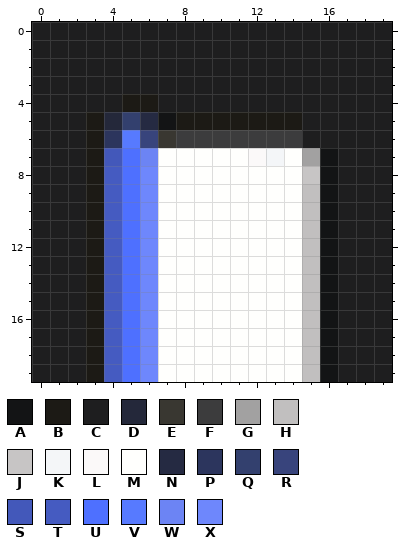
Edited in one commit: pixel-art sprite (Shukatsu-Note/Assets.xcassets/AppIcon.appiconset/20.png). Above is the file before it was changed.
The file is 20x20 pixels. Colours within 5 levels of each other are drawn and written as one.
Palette (. is transparent): A #131415  B #1c1a15  C #1e1e1f  D #24283a  E #393731  F #3c3c3d  G #a2a1a1  H #c1bfbf  J #c7c5c5  K #f4f6f8  L #fbf9f9  M #fffffd  N #252a42  P #2c355d  Q #33406e  R #38447c  S #4358ba  T #455bc1  U #4e70ff  V #577aff  W #6c84f4  X #6e87fc
Now the later version:
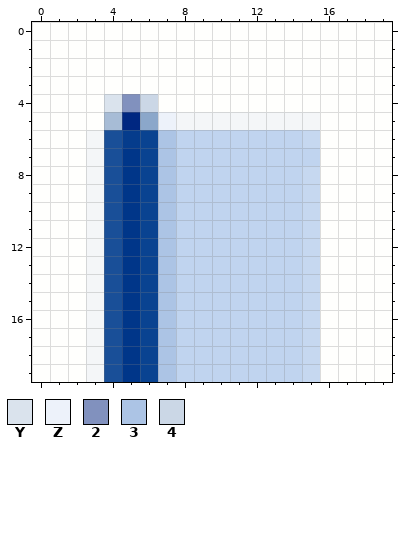
Colours new in this view: Y #dae3ed  Z #edf2fa  2 #8191be  3 #acc4e5  4 #cbd7e6
The edit:
@@ palette @@
-C #1e1e1f
+C #fffffd
-D #24283a
+D #a7bcd6
-H #c1bfbf
+H #c6d8f0
-M #fffffd
+M #c0d4ef
-N #252a42
+N #8ba7ca
-Q #33406e
+Q #002781
-T #455bc1
+T #194f98
-U #4e70ff
+U #003689
-V #577aff
+V #053c8c
-X #6e87fc
+X #094391
@@ x 0..19 @@
  3 CCCCCCCCCCCCCCCCCCCC
- 4 CCCCCBBCCCCCCCCCCCCC
- 5 CCCBDQNABBBBBBBCCCCC
- 6 CCCBPVREFFFFFFFCCCCC
- 7 CCCBSUWMMMMMLKMGACCC
- 8 CCCBTUXMMMMMMMMJACCC
- 9 CCCBTUXMMMMMMMMHACCC
-10 CCCBTUXMMMMMMMMHACCC
-11 CCCBTUXMMMMMMMMHACCC
-12 CCCBTUXMMMMMMMMHACCC
-13 CCCBTUXMMMMMMMMHACCC
-14 CCCBTUXMMMMMMMMHACCC
-15 CCCBTUXMMMMMMMMHACCC
-16 CCCBTUXMMMMMMMMHACCC
-17 CCCBTUXMMMMMMMMHACCC
-18 CCCBTUXMMMMMMMMHACCC
-19 CCCBTUXMMMMMMMMHACCC
+ 4 CCCCY24CCCCCCCCCCCCC
+ 5 CCCCDQNZKKKKKKKKCCCC
+ 6 CCCKTVX3MMMMMMMHCCCC
+ 7 CCCKTUX3MMMMMMMMCCCC
+ 8 CCCKTUX3MMMMMMMHCCCC
+ 9 CCCKTUX3MMMMMMMHCCCC
+10 CCCKTUX3MMMMMMMHCCCC
+11 CCCKTUX3MMMMMMMHCCCC
+12 CCCKTUX3MMMMMMMHCCCC
+13 CCCKTUX3MMMMMMMHCCCC
+14 CCCKTUX3MMMMMMMHCCCC
+15 CCCKTUX3MMMMMMMHCCCC
+16 CCCKTUX3MMMMMMMHCCCC
+17 CCCKTUX3MMMMMMMHCCCC
+18 CCCKTUX3MMMMMMMHCCCC
+19 CCCKTUX3MMMMMMMHCCCC
Boxes around the changes in both pictures, in picture pixels (x1, y1, x2, y2):
changed: (32, 22, 392, 382)
